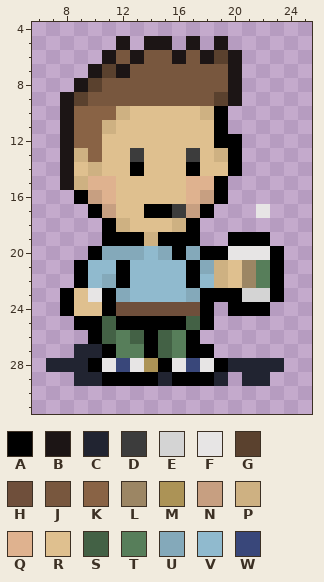
File history of a pixel-art sprite, images/staff/AJ.png. Above is the file before it was changed.
Colours within 5 levels of each other are drawn and written as one. Shown: x 6..25, y 4..31.
Palette (. is transparent): A #000000  B #1c1515  C #212431  D #3c3c3c  E #d4d4d4  F #e7e5e5  G #5a412e  H #6f4f3b  J #78573e  K #896345  L #9c8664  M #ac9356  N #c79f81  P #ceb182  Q #dfb28f  R #dfc08f  S #436145  T #577e5a  U #84a9ba  V #90bace  W #39477a
Pixels before, first column x 7:
 5 .....B.BB.B.B....
 6 ....BJBJJBJBGB...
 7 ...BGBJJJJJJJB...
 8 ..BGJJJJJJJJJB...
 9 .BGJJJJJJJJJGB...
10 .BKKKPRRRRRPA....
11 .BKKPRRRRRRRA....
12 .BKKRRRRRRRRAA...
13 .BPKRRDRRRDRPA...
14 .BRPRRARRRARRA...
15 .BPQQRRRRRQQA....
16 ..ANQRRRRRQNA....
17 ...ANRRAADNA...F.
18 ....APRRRPA......
19 ....AAAPAAA..AAA.
20 ...AUUUVUAUAAFFFA
21 ..AVVAVVVVAUPRLTA
22 ..AVUAVVVVAVPRLTA
23 .ARFAUVVVVUAAAEEA
24 .ARRAHHHHHHA.AAA.
25 ..AASAAAAASA.....
26 ...ASTSASTA......
27 ..CCATTASTAA.....
28 CCCAFWFMAFWFACCCC
29 ..CCAAAACAAAC.CC.
Now the later version:
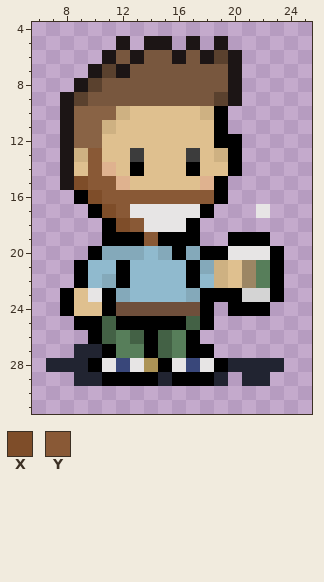
Colours new in this view: X #7e4d29  Y #895936
From old to new:
file 1024x1024 -> 512x512 pixels (blocks of 32x32 -> 16x16; one block is one cell here)
Colour F replaces colour A in row 17 at x 14 to 15.
Colour F replaces colour D in row 17 at x 16.
Colour F replaces colour N in row 17 at x 17.
Colour F replaces colour P in row 18 at x 16.
Colour F replaces colour R in row 17 at x 13; in row 18 at x 14 to 15.
Colour Q replaces colour R in row 14 at x 11; in row 15 at x 12.
Colour R replaces colour Q in row 15 at x 17.
Colour X replaces colour N in row 16 at x 10; in row 17 at x 11.
Colour X replaces colour P in row 15 at x 9; in row 18 at x 12.
Colour Y replaces colour K in row 13 at x 10.
Colour Y replaces colour N in row 16 at x 18.
Colour Y replaces colour P in row 14 at x 10; in row 19 at x 14.
Colour Y replaces colour Q in row 15 at x 10 to 11; in row 16 at x 11 and 17.
Colour Y replaces colour R in row 16 at x 12 to 16; in row 17 at x 12; in row 18 at x 13.
Boxes around the changes in both pictures, in picture pixels (x1, y1, x2, y2):
changed: (74, 148, 214, 246)
